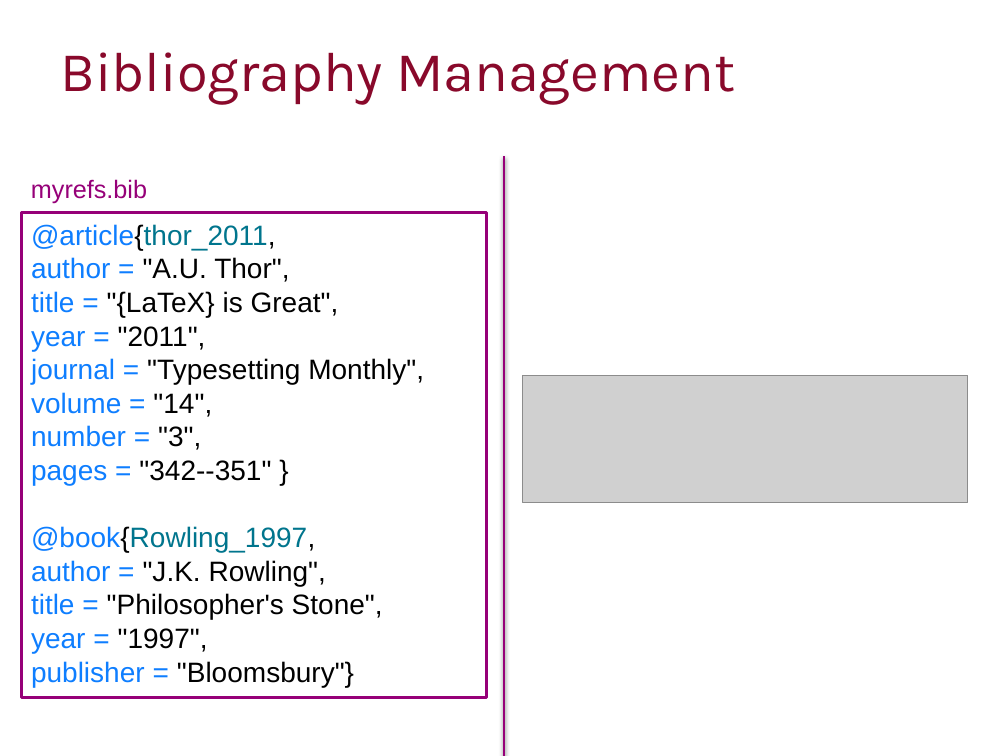
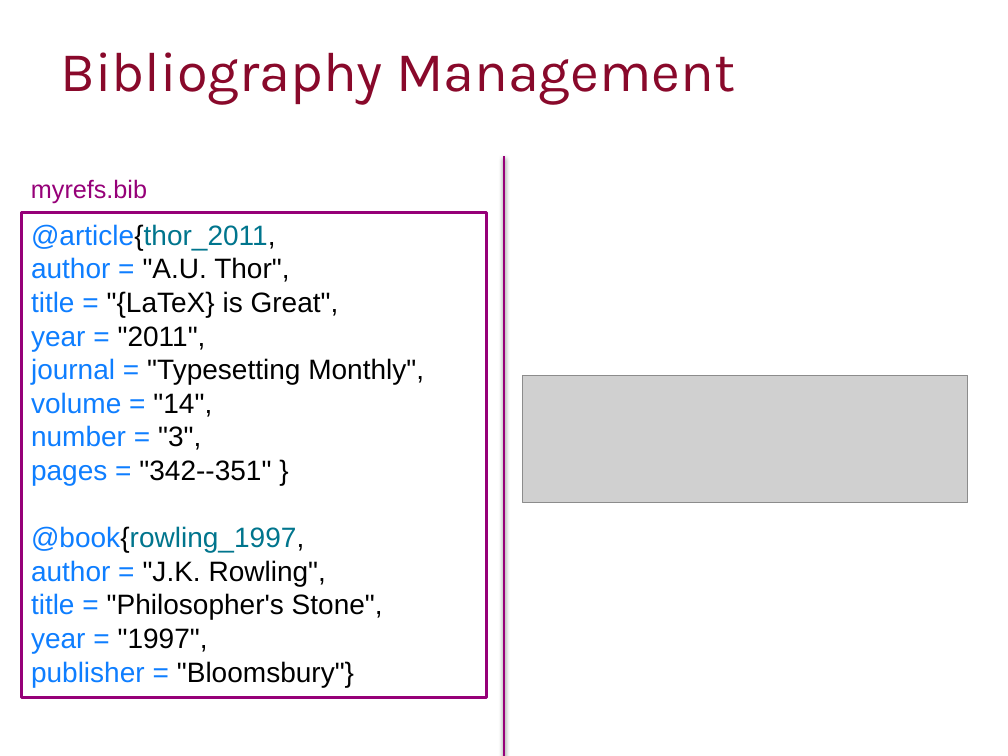
Before and after one commit to ImperialCollegeLondon/RCDS-introduction-to-latex, a slide deck: slide 18 of Intro to Latex Slides.pptx. Drawn at 1008x756 pixels with LibreOffice and Linux fonts; fonts in the diff are those of the drawing; grey boxes stand for pictures; background and template pictures are left out. Boxes give left, top, right and bottom in pixels: in the first picture for what was removed or moved away, otherwise in the second. Text is boxed around its words. In the diff, an @@ line names an element or a change of style, - is before the commit and + after.

```diff
--- a/Intro to Latex Slides.pptx
+++ b/Intro to Latex Slides.pptx
@@ text in rectangle at bbox=[31, 526, 304, 552]: text changed @@
-@book{Rowling_1997,
+@book{rowling_1997,
```
Also in this commit, not shown: 1 other slide changed.
